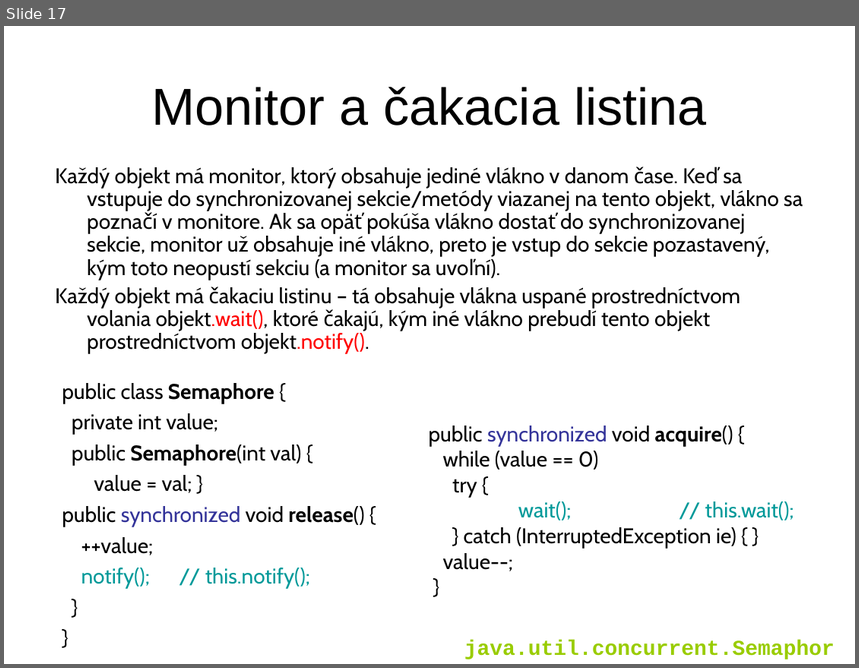
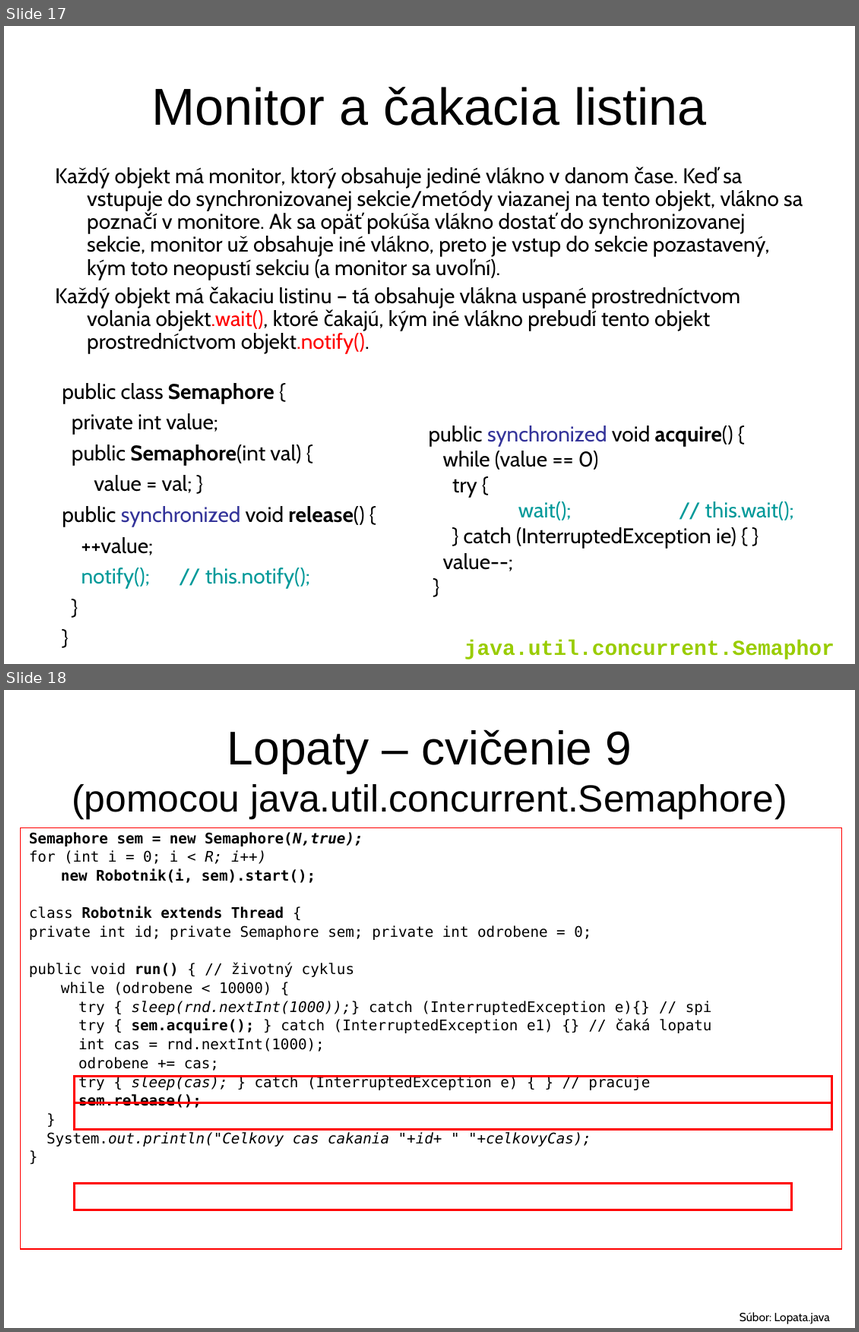
Before and after one commit to Programovanie4/Prednasky, a slide deck: 09/09_java.ppt. Shown one above the other, each under a label of ours: slide 17 before the commit, slides 17 and 18 after it. The pictures are 859x668 and 859x1332 pixels, drawn with LibreOffice and Linux fonts; fonts in the diff are those of the drawing. Boxes give left, top, right and bottom in pixels: in the first picture for what was removed or moved away, otherwise in the second. Text is boxed around its words. In the diff, an @@ line names an element or a change of style, - is before the commit and + after.

```diff
--- a/09/09_java.ppt
+++ b/09/09_java.ppt
@@ slide 18 added at (4,690,855,1328), background #FFFFFF @@
@@ title added at (72,730,788,820), 32 pt, text #000000 @@
+Lopaty – cvičenie 9
+(pomocou java.util.concurrent.Semaphore)
@@ rectangle added at (21,828,842,1249), outline #FF0000 0.74 pt, 12.4 pt, text #000000 @@
+Semaphore sem = new Semaphore(N,true);
+for (int i = 0; i < R; i++)
+new Robotnik(i, sem).start();
+class Robotnik extends Thread {
+private int id; private Semaphore sem; private int odrobene = 0;
+public void run() { // životný cyklus
+while (odrobene < 10000) {
+try { sleep(rnd.nextInt(1000));} catch (InterruptedException e){} // spi
+try { sem.acquire(); } catch (InterruptedException e1) {} // čaká lopatu
+int cas = rnd.nextInt(1000);
+odrobene += cas;
+try { sleep(cas); } catch (InterruptedException e) { } // pracuje
+sem.release();
+}
+System.out.println("Celkovy cas cakania "+id+ " "+celkovyCas);
+}
@@ rectangle added at (75,1076,832,1103), outline #FF0000 2.01 pt @@
@@ rectangle added at (75,1103,832,1129), outline #FF0000 2.01 pt @@
@@ rectangle added at (75,1184,792,1211), outline #FF0000 2.01 pt @@
@@ text added at (740,1312,830,1325), 10 pt, text #000000 @@
+Súbor: Lopata.java
```
Also in this commit, not shown: 2 slides changed, 2 other slides added, 1 other file.
